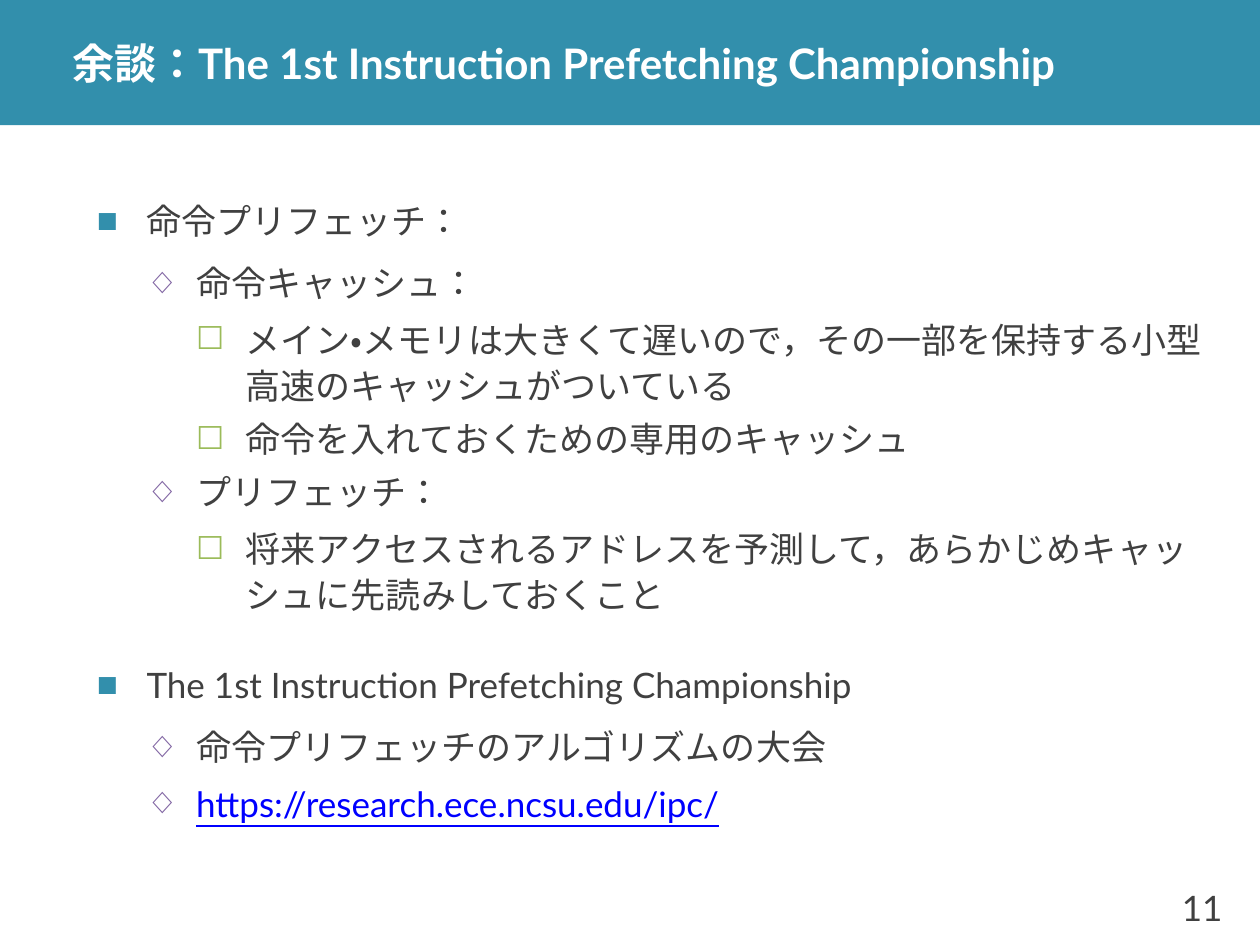
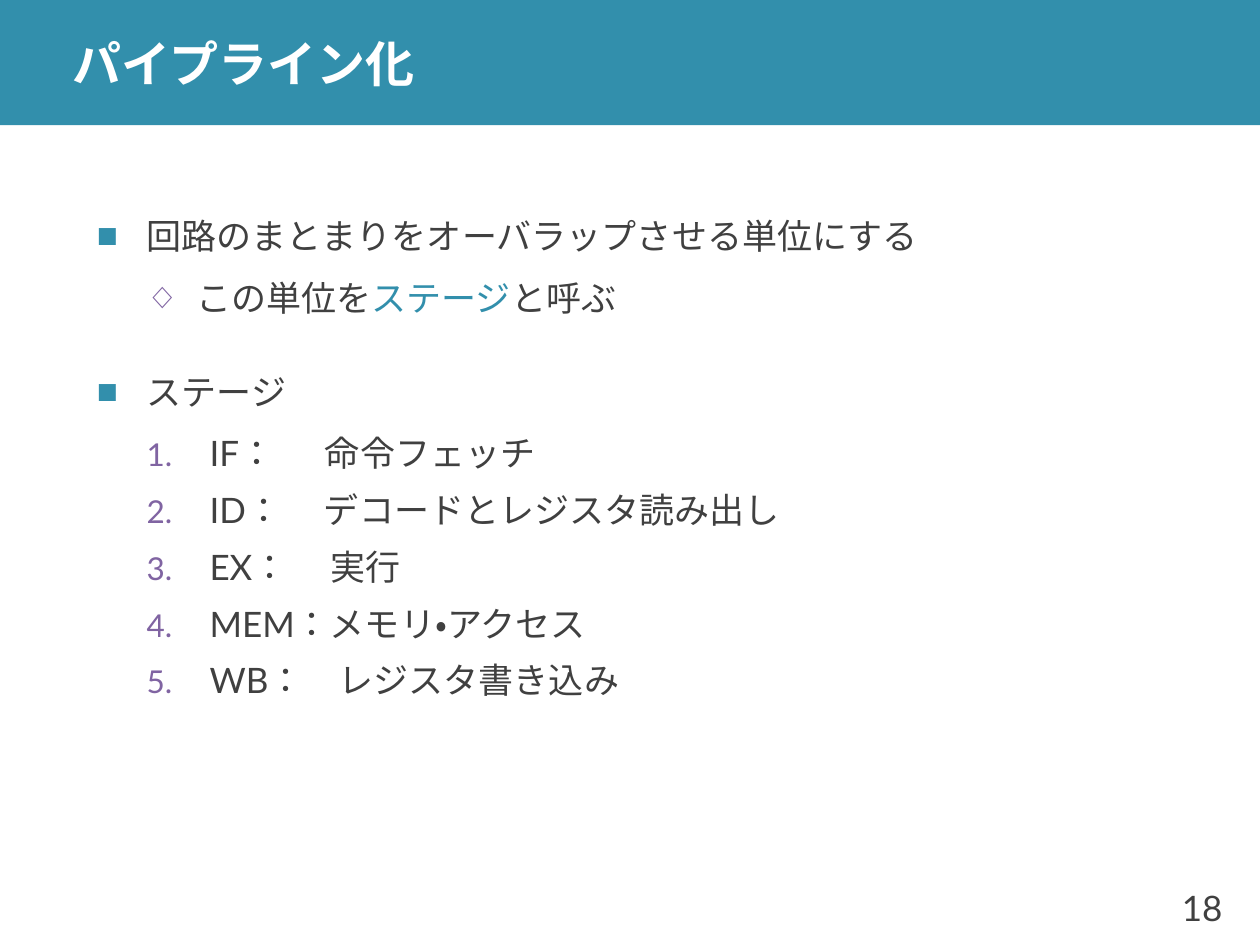
Before and after one commit to shioyadan/advanced-computer-organization, a slide deck: slide 18 of aco-shioya-04.pptx (slide 11 before the commit). Drawn at 1260x945 pixels with LibreOffice and Linux fonts; fonts in the diff are those of the drawing. Boxes give left, top, right and bottom in pixels: in the first picture for what was removed or moved away, otherwise in the second. Text is boxed around its words. In the diff, an @@ line names an element or a change of style, - is before the commit and + after.

Commit message:
パイプラインの話を第３回目から第４回目に移動
第３回にスケーリングの話を足したので，尺がたりなくなった

```diff
--- a/aco-shioya-04.pptx
+++ b/aco-shioya-04.pptx
@@ title at bbox=[72, 40, 415, 87]: text changed; size 24 to 28 pt @@
-余談：The 1st Instruction Prefetching Championship
+パイプライン化
@@ text at bbox=[147, 219, 918, 696]: text changed @@
-■ 命令プリフェッチ：
-  ◇ 命令キャッシュ：
-    ☐ メイン・メモリは大きくて遅いので，その一部を保持する小型高速のキャッシュがついている
-    ☐ 命令を入れておくための専用のキャッシュ
-  ◇ プリフェッチ：
-    ☐ 将来アクセスされるアドレスを予測して，あらかじめキャッシュに先読みしておくこと
-■ The 1st Instruction Prefetching Championship
-  ◇ 命令プリフェッチのアルゴリズムの大会
-  ◇ https://research.ece.ncsu.edu/ipc/
+■ 回路のまとまりをオーバラップさせる単位にする
+  ◇ この単位をステージと呼ぶ
+■ ステージ
+  1. IF： 命令フェッチ
+  2. ID： デコードとレジスタ読み出し
+  3. EX： 実行
+  4. MEM：メモリ・アクセス
+  5. WB： レジスタ書き込み
@@ page number at bbox=[1182, 895, 1223, 922]: text changed @@
-11
+18
```
Also in this commit, not shown: 11 other slides changed, 11 slides added, 9 slides removed, 1 other file.
